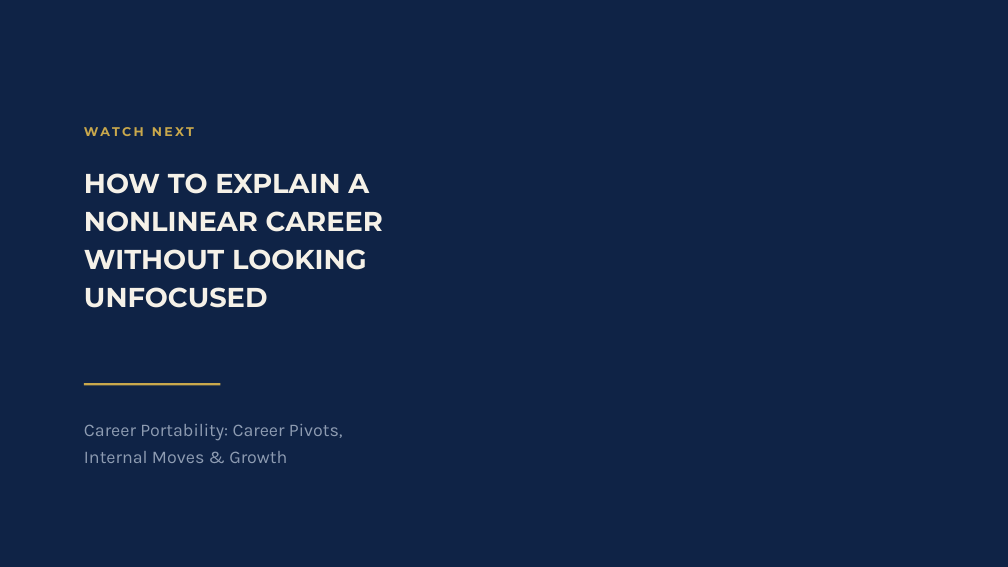
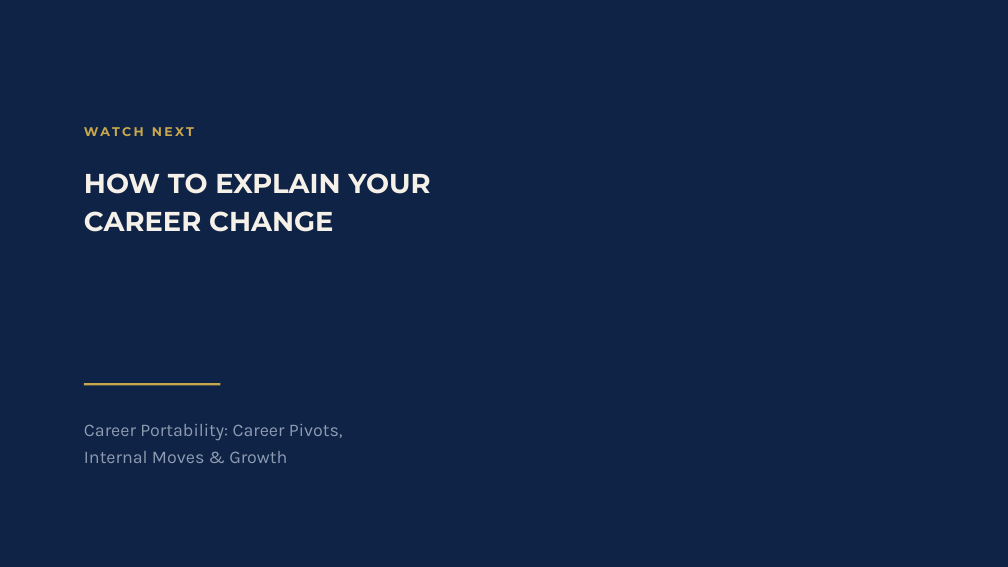
Before and after one commit to temidanielle/temidayoafonja-site, a slide deck: slide 12 of deliverables/video-7-slides/out/Video_7_Main_Slides.pptx. Drawn at 1008x567 pixels with LibreOffice and Linux fonts; fonts in the diff are those of the drawing. Boxes give left, top, right and bottom in pixels: in the first picture for what was removed or moved away, otherwise in the second. Text is boxed around its words. In the diff, an @@ line names an element or a change of style, - is before the commit and + after.

```diff
--- a/deliverables/video-7-slides/out/Video_7_Main_Slides.pptx
+++ b/deliverables/video-7-slides/out/Video_7_Main_Slides.pptx
@@ text at [84,173,430,232]: text changed @@
-HOW TO EXPLAIN A
-NONLINEAR CAREER
-WITHOUT LOOKING
-UNFOCUSED
+HOW TO EXPLAIN YOUR
+CAREER CHANGE
```
Also in this commit, not shown: 1 other slide changed, 2 slides added, 2 slides removed, 26 other files.
